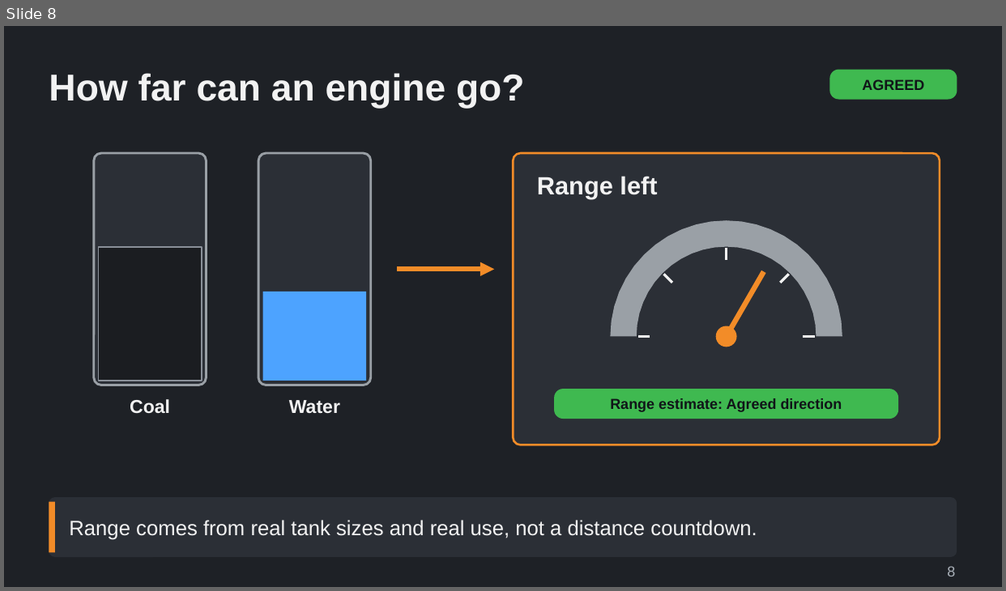
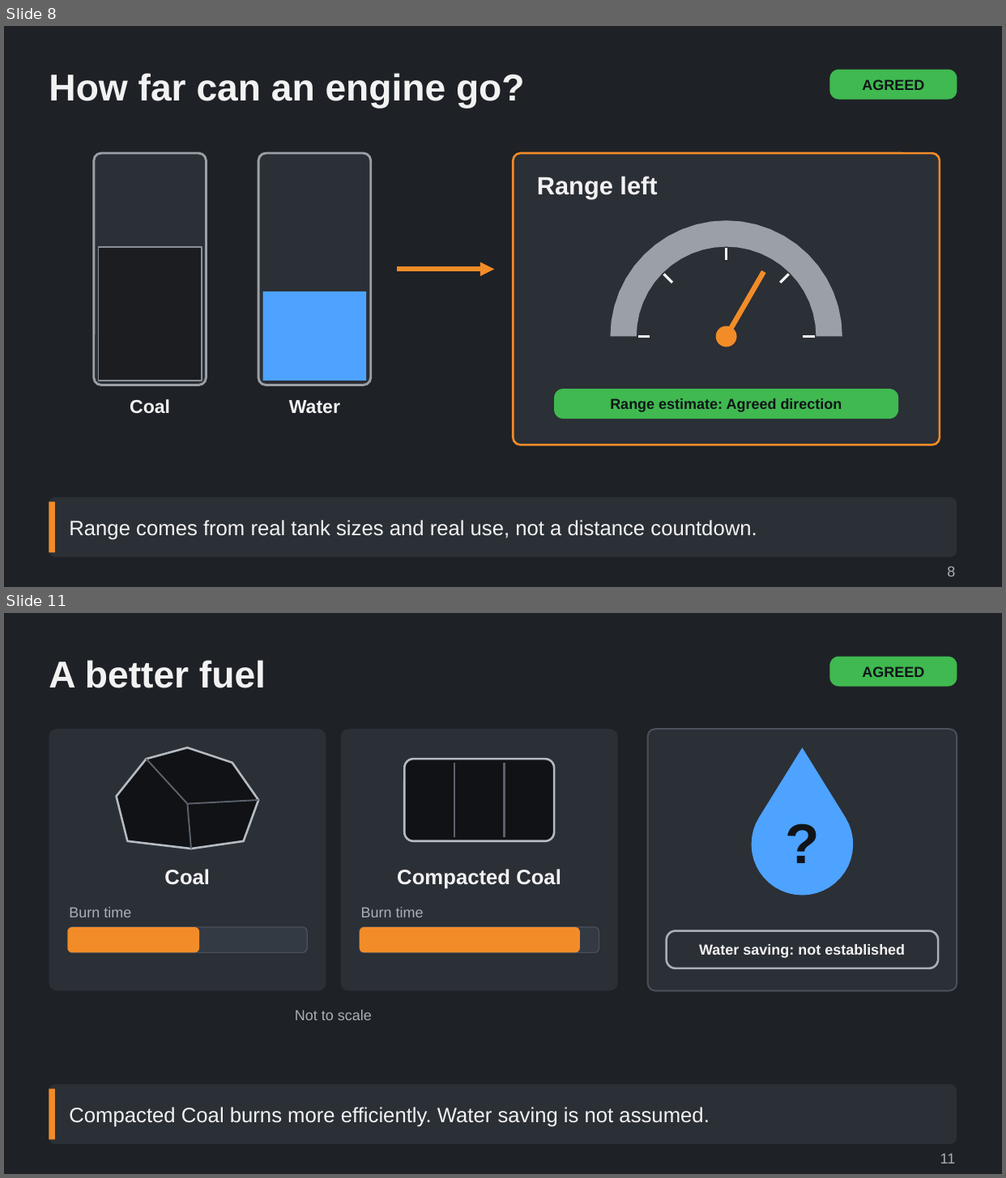
Before and after one commit to Tarenkookoo/Satisfactory---Early-Locomotion, a slide deck: Reporting/Claude Presents/Deck3_Servicing/Coal_Water_and_Servicing_Explained.pptx. Shown one above the other, each under a label of ours: slide 8 before the commit, slides 8 and 11 after it; the slides between them are not shown. The pictures are 1006x591 and 1006x1178 pixels, drawn with LibreOffice and Linux fonts; fonts in the diff are those of the drawing. Boxes give left, top, right and bottom in pixels: in the first picture for what was removed or moved away, otherwise in the second. Text is boxed around its words. In the diff, an @@ line names an element or a change of style, - is before the commit and + after.

```diff
--- a/Reporting/Claude Presents/Deck3_Servicing/Coal_Water_and_Servicing_Explained.pptx
+++ b/Reporting/Claude Presents/Deck3_Servicing/Coal_Water_and_Servicing_Explained.pptx
@@ slide 11 added at (4,613,1002,1174), background #1E2126 @@
@@ title added at (49,660,266,688), 36 pt, text #F2F2F2, bold @@
+A better fuel
@@ rounded rectangle added at (829,657,957,687), fill #3FB950, 14 pt, text #101418, bold @@
+AGREED
@@ group added at (49,729,957,1020): 9 rounded rectangles, 6 texts, 5 lines, 2 freeform shapes @@
+Coal
+Burn time
+Compacted Coal
+Burn time
+Not to scale
+?
+Water saving: not established
@@ rounded rectangle added at (49,1084,957,1144), fill #2B2F36 @@
@@ rectangle added at (49,1089,55,1140), fill #F28C28 @@
@@ text added at (69,1107,709,1127), 20 pt, text #F2F2F2 @@
+Compacted Coal burns more efficiently. Water saving is not assumed.
@@ text added at (940,1153,956,1164), 14 pt, text #A9B0B8 @@
+11
```
Also in this commit, not shown: 7 other slides added, 4 other files.
